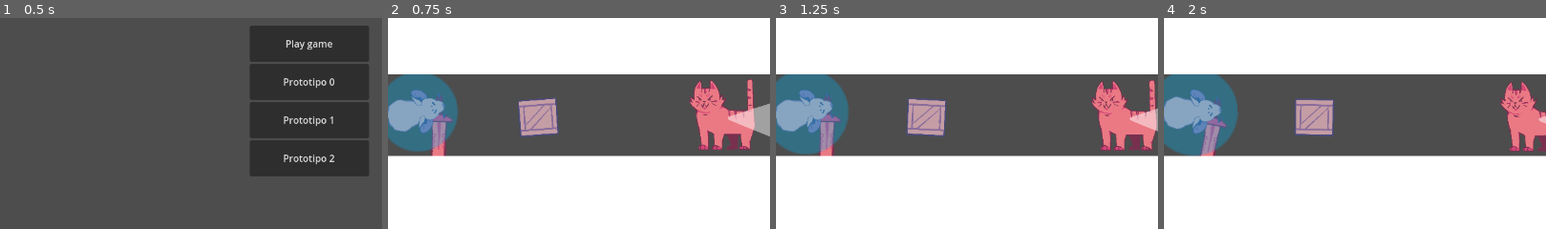
Above: before the commit, frames 1-4 (left to right).
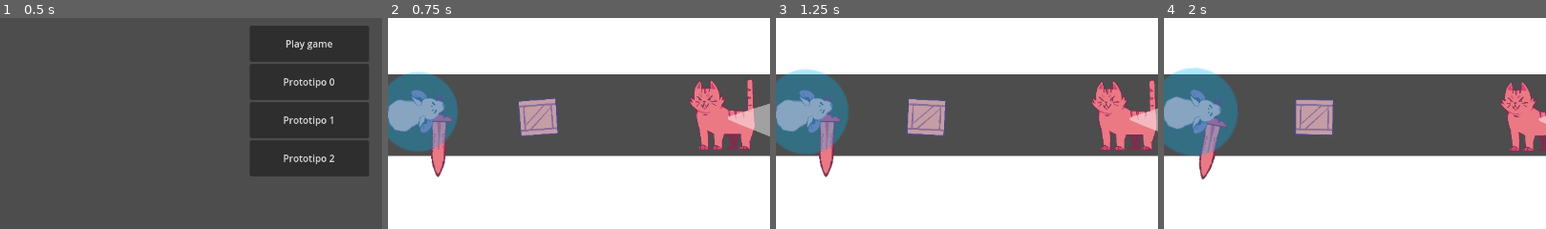
Above: after the commit, the same moments.

Repository: antimundo/rat-and-furrius
Game: Godot game, scene res://scenes/main_menu/main_menu.tscn
Two runs of this game, one before a commit and one after it. Both use one fixed random seed, a clock stepped at 60 frames per second and the inputs below. Sound files missing from this copy of the repository are replaced by a short silence.
Inputs (mouse positions are % of the whole screen's width and height, from its top left):
- Up to frame 1 (0.5 s): no input
- Up to frame 2 (0.75 s): click "Play game" at 0.5 s
- Up to frame 3 (1.25 s): no input
- Up to frame 4 (2 s): move the mouse to (72, 44) at 1.27 s
The pictures show only the part of the screen within x 10-60%, y 29-79%; the shares and areas given below are measured in that part.

Frame 1 is identical in both runs. In frame 2, 0.3% of the frame differs, in the area x 4-16%, y 25-76%; in frame 3, 0.5%; in frame 4, 0.6%, in the area x 2-14%, y 23-77%.

Commit message:
Advance lvl when killed all cats

Diff:
--- a/scenes/gameplay/enemies/patrol_cat.gd
+++ b/scenes/gameplay/enemies/patrol_cat.gd
@@ -3,6 +3,7 @@
 ## Used in enemy cats to follow a path and react to signals
 
 signal player_caught
+signal cat_died
 
 enum Weakness { all, red, green, blue }
 enum CatType { sleepy, patrol }
@@ -36,9 +37,14 @@
 		await get_tree().create_timer(delay_first_pulse).timeout
 		animate_pulse()
 
-func connect_player_caught(level_manager):
+func connect_player_caught(level_manager) -> void:
 	if level_manager.has_method("_on_player_caught"):
 		player_caught.connect(level_manager._on_player_caught)
+
+func connect_cat_counter(level_manager) -> void:
+	if level_manager.has_method("_on_cat_died"):
+		level_manager.cats_on_level += 1
+		cat_died.connect(level_manager._on_cat_died)
 
 func _physics_process(delta: float) -> void:
 	if enabled:
@@ -52,6 +58,7 @@
 	$PathFollow2D/Vision/Area2D.monitoring = false
 	%WeakSpot.set_deferred("monitoring", false)
 	TEMPORAL_play_killed_sound()
+	cat_died.emit()
 	$effects.position = $PathFollow2D/Vision.position
 	$effects.look_at(get_global_mouse_position())
 	$effects/AnimationPlayer.play("attack")
--- a/scenes/gameplay/level_manager.gd
+++ b/scenes/gameplay/level_manager.gd
@@ -11,13 +11,21 @@
 
 @onready var cheese_container: Node2D = $Cheese
 
+var cats_on_level: int = 0
+
 func _ready() -> void:
 	propagate_call("connect_player_caught", [self])
+	propagate_call("connect_cat_counter", [self])
 
 func _on_player_caught() -> void:
 	if OS.is_debug_build():
 		get_tree().reload_current_scene()
 	restart_level.emit(cheese_container)
+
+func _on_cat_died() -> void:
+	cats_on_level -= 1
+	if cats_on_level == 0:
+		level_finished.emit()
 
 func _on_player_entered_goal() -> void:
 	level_finished.emit()
--- a/scenes/gameplay/levels/level_0.tscn
+++ b/scenes/gameplay/levels/level_0.tscn
@@ -22,9 +22,6 @@
 script = ExtResource("1_fgpct")
 
 [node name="Level" type="Node2D" parent="."]
-
-[node name="Player" parent="Level" instance=ExtResource("1_b3dob")]
-position = Vector2(172, 378)
 
 [node name="Wall" type="Sprite2D" parent="Level"]
 position = Vector2(642, 170)
@@ -97,6 +94,12 @@
 curve = SubResource("Curve2D_x4lav")
 speed = 30.0
 
+[node name="DestroyableBox" parent="Level" instance=ExtResource("8_fxd1v")]
+position = Vector2(374, 388)
+
+[node name="Player" parent="Level" instance=ExtResource("1_b3dob")]
+position = Vector2(172, 378)
+
 [node name="Cheese" type="Node2D" parent="."]
 
 [node name="TimeCheese" parent="Cheese" instance=ExtResource("5_2eoy1")]
@@ -111,7 +114,4 @@
 [node name="TimeCheese4" parent="Cheese" instance=ExtResource("5_2eoy1")]
 position = Vector2(431, 853)
 
-[node name="DestroyableBox" parent="." instance=ExtResource("8_fxd1v")]
-position = Vector2(374, 388)
-
 [connection signal="player_entered_goal" from="Level/Goal" to="." method="_on_player_entered_goal"]
--- a/scenes/gameplay/props/time_cheese.gd
+++ b/scenes/gameplay/props/time_cheese.gd
@@ -5,7 +5,7 @@
 @export var pickup_color := Color.WHITE
 var pick_particles = preload("res://scenes/gameplay/props/cheese_pick_particle.tscn")
 
-func _on_player_entered_enemy_weak_spot(player) -> void:
+func _on_player_entered_enemy_weak_spot(_body) -> void:
 	$Area2D.set_deferred("monitoring", false)
 	EventBus.got_cheese.emit(time_to_add)
 	$AudioStreamPlayer.pitch_scale = randf_range(.8, 1.2)
Not shown: 1 places in scenes/gameplay/levels/level_0.tscn that only renumber resources
